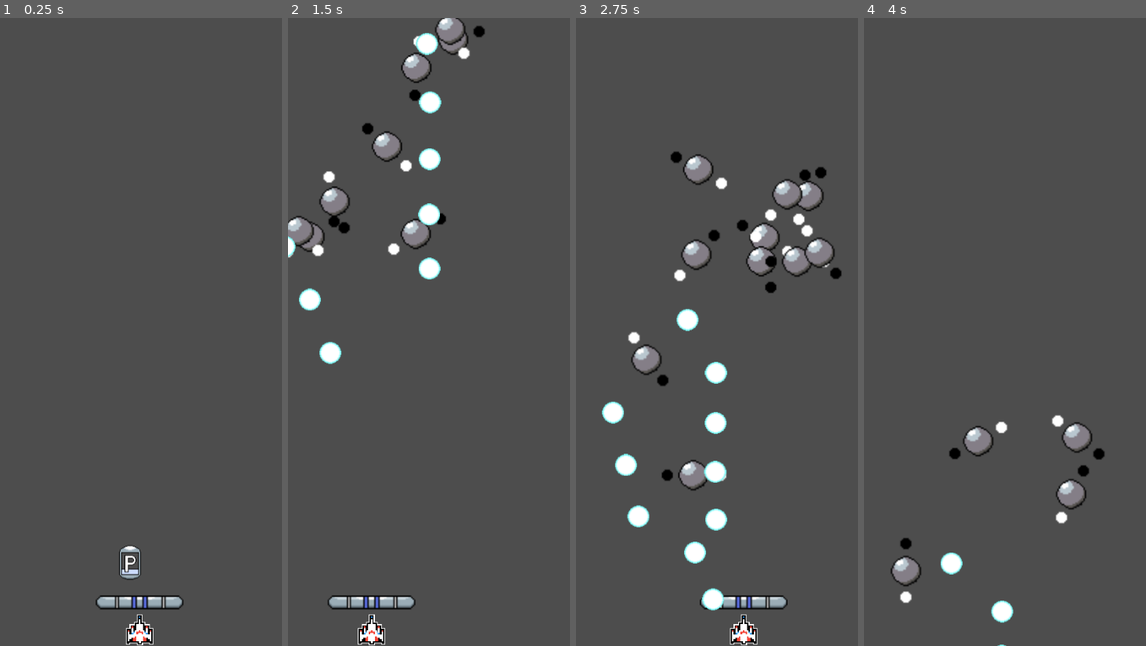
Above: before the commit, frames 1-4 (left to right).
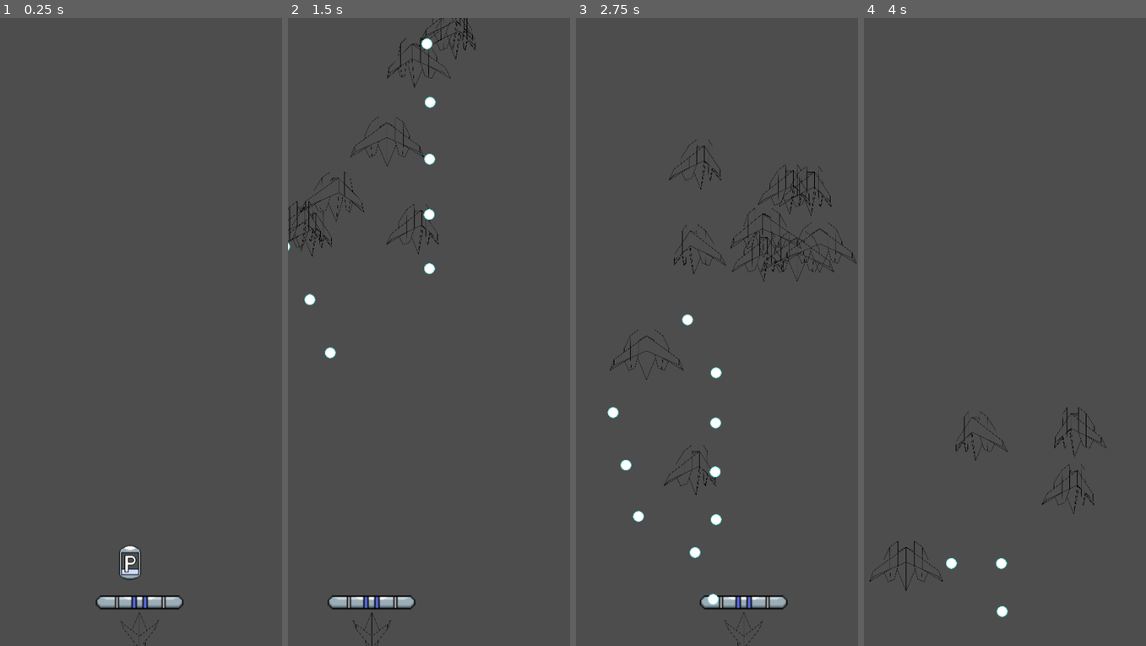
Above: after the commit, the same moments.

Repository: dommie123/Bullet_Hell
Game: Godot game, scene res://nodes/main.tscn
The game is run twice, just before and just after one commit, with the same random seed, the same clock (stepped at 60 frames per second) and the same inputs.
Inputs (mouse positions are in pixels of both pictures, inside the frame that each line leads up to):
- Up to frame 1 (0.25 s): no input
- Up to frame 2 (1.5 s): move the mouse to (429, 602) at 0.52 s; press the mouse at (429, 602) at 0.53 s; move the mouse to (372, 363) at 1.27 s; release the mouse at (372, 363) at 1.28 s; right-click (372, 363) at 1.35 s
- Up to frame 3 (2.75 s): move the mouse to (745, 193) at 2.02 s; tap Space (shift) at 2.1 s
- Up to frame 4 (4 s): move the mouse to (990, 457) at 2.77 s; click (990, 457) at 2.85 s; move the mouse to (1089, 426) at 3.52 s; hold Right mouse button (rotate_right) from 3.53 s (still down)

The runs differ from the first frame. In frame 1, 0.4% of the frame differs, in the area x 42-57%, y 94-100%; in frame 2, 5.0%; in frame 3, 7.0%, in the area x 9-100%, y 19-100%; in frame 4, 2.6%.

Commit message:
Added shapecasting and basic animations
Added shapecasting to the paddle to reduce clipping

Added basic animation logic for enemies and player ship for tilt frames

Diff:
--- a/nodes/bullet.tscn
+++ b/nodes/bullet.tscn
@@ -18,7 +18,7 @@
 bounce = 1.0
 
 [sub_resource type="CircleShape2D" id="CircleShape2D_0xt8d"]
-radius = 16.0
+radius = 8.0
 
 [node name="Bullet" type="RigidBody2D"]
 material = SubResource("ShaderMaterial_trqu3")
@@ -31,7 +31,7 @@
 script = ExtResource("1_6leip")
 
 [node name="Icon" type="Sprite2D" parent="."]
-scale = Vector2(1.008, 1)
+scale = Vector2(0.5, 0.496)
 texture = ExtResource("2_f1t73")
 
 [node name="CollisionShape2D" type="CollisionShape2D" parent="."]
--- a/nodes/enemy.tscn
+++ b/nodes/enemy.tscn
@@ -1,9 +1,17 @@
-[gd_scene load_steps=26 format=3 uid="uid://l53fkglr44r4"]
+[gd_scene load_steps=34 format=3 uid="uid://l53fkglr44r4"]
 
 [ext_resource type="Script" path="res://scripts/enemy.gd" id="1_m52gn"]
 [ext_resource type="PackedScene" uid="uid://bbwfo67k6imi6" path="res://nodes/bullet.tscn" id="2_yxds1"]
-[ext_resource type="PackedScene" uid="uid://ct0s05l6kyqbn" path="res://nodes/powerup.tscn" id="3_yc7vu"]
+[ext_resource type="PackedScene" path="res://nodes/powerup.tscn" id="3_yc7vu"]
 [ext_resource type="Texture2D" uid="uid://ba2mkwk5jdfxp" path="res://assets/Enemies/Enemy.png" id="3_yx85k"]
+[ext_resource type="Texture2D" uid="uid://c0okcoxrhgvx3" path="res://assets/Enemies/Basic Ship/Basic Enemy frame 1.svg" id="4_720fu"]
+[ext_resource type="Texture2D" uid="uid://cjgbl8afy2efl" path="res://assets/Enemies/Basic Ship/Basic Enemy frame 2.svg" id="5_cq3p0"]
+[ext_resource type="Texture2D" uid="uid://drlcewihn4yge" path="res://assets/Enemies/Basic Ship/Basic Enemy frame 3.svg" id="6_xrvdb"]
+[ext_resource type="Texture2D" uid="uid://drqldt4i8hc8b" path="res://assets/Enemies/Basic Ship/Basic Enemy frame 4.svg" id="7_1riuc"]
+[ext_resource type="Texture2D" uid="uid://cs5asbivrdbpd" path="res://assets/Enemies/Gigabyte/Gigabyte frame 1.svg" id="8_26l3j"]
+[ext_resource type="Texture2D" uid="uid://dqyot54os3qcv" path="res://assets/Enemies/Gigabyte/Gigabyte frame 2.svg" id="9_nsecx"]
+[ext_resource type="Texture2D" uid="uid://b22unoy85n0s3" path="res://assets/Enemies/Gigabyte/Gigabyte frame 3.svg" id="10_euxad"]
+[ext_resource type="Texture2D" uid="uid://bcrfpwn8li4lv" path="res://assets/Enemies/Gigabyte/Gigabyte frame 4.svg" id="11_mjvwu"]
 
 [sub_resource type="AtlasTexture" id="AtlasTexture_qvxsb"]
 atlas = ExtResource("3_yx85k")
@@ -85,6 +93,40 @@
 animations = [{
 "frames": [{
 "duration": 1.0,
+"texture": ExtResource("4_720fu")
+}, {
+"duration": 1.0,
+"texture": ExtResource("5_cq3p0")
+}, {
+"duration": 1.0,
+"texture": ExtResource("6_xrvdb")
+}, {
+"duration": 1.0,
+"texture": ExtResource("7_1riuc")
+}],
+"loop": false,
+"name": &"Aimbot",
+"speed": 5.0
+}, {
+"frames": [{
+"duration": 1.0,
+"texture": ExtResource("8_26l3j")
+}, {
+"duration": 1.0,
+"texture": ExtResource("9_nsecx")
+}, {
+"duration": 1.0,
+"texture": ExtResource("10_euxad")
+}, {
+"duration": 1.0,
+"texture": ExtResource("11_mjvwu")
+}],
+"loop": true,
+"name": &"Gigabyte",
+"speed": 5.0
+}, {
+"frames": [{
+"duration": 1.0,
 "texture": SubResource("AtlasTexture_qvxsb")
 }, {
 "duration": 1.0,
@@ -142,8 +184,13 @@
 "texture": SubResource("AtlasTexture_3s8t1")
 }],
 "loop": true,
-"name": &"default",
+"name": &"default (old)",
 "speed": 24.0
+}, {
+"frames": [],
+"loop": true,
+"name": &"new_animation",
+"speed": 5.0
 }]
 
 [sub_resource type="CircleShape2D" id="CircleShape2D_xaw2t"]
@@ -165,9 +212,10 @@
 bulletLaunchSpeedMultiplier = 1
 
 [node name="AnimatedSprite2D" type="AnimatedSprite2D" parent="."]
-scale = Vector2(2, 2)
+rotation = 1.5708
+scale = Vector2(0.141, 0.141)
 sprite_frames = SubResource("SpriteFrames_3dpxp")
-frame_progress = 0.58604
+animation = &"new_animation"
 
 [node name="BulletLauncher" type="Node2D" parent="."]
 
--- a/nodes/player.tscn
+++ b/nodes/player.tscn
@@ -14,6 +14,7 @@
 collision_mask = 64
 physics_material_override = SubResource("PhysicsMaterial_tbeve")
 gravity_scale = 0.0
+continuous_cd = 2
 max_contacts_reported = 1
 contact_monitor = true
 lock_rotation = true
--- a/nodes/player_ship.tscn
+++ b/nodes/player_ship.tscn
@@ -1,16 +1,37 @@
-[gd_scene load_steps=5 format=3 uid="uid://bfhuoslxpj43e"]
+[gd_scene load_steps=9 format=3 uid="uid://bfhuoslxpj43e"]
 
 [ext_resource type="Script" path="res://scripts/PlayerShip.gd" id="1_oaehg"]
+[ext_resource type="Texture2D" uid="uid://7ihwkm6ysckg" path="res://assets/Enemies/Megabyte/Megabyte frame 1.svg" id="2_1w82v"]
 [ext_resource type="Texture2D" uid="uid://j4mh2h5rq8lt" path="res://assets/PlayerShip/Galaga-PNG-Photos.png" id="2_5tcah"]
+[ext_resource type="Texture2D" uid="uid://ctanppjcjl1ge" path="res://assets/Enemies/Megabyte/Megabyte frame 2.svg" id="3_1sh3y"]
+[ext_resource type="Texture2D" uid="uid://yaw0hq61b3r3" path="res://assets/Enemies/Megabyte/Megabyte frame 3.svg" id="4_vmykg"]
+[ext_resource type="Texture2D" uid="uid://m8qfv1ecdpxb" path="res://assets/Enemies/Megabyte/Megabyte frame 4.svg" id="5_lhqlc"]
 
 [sub_resource type="SpriteFrames" id="SpriteFrames_phas3"]
 animations = [{
 "frames": [{
 "duration": 1.0,
+"texture": ExtResource("2_1w82v")
+}, {
+"duration": 1.0,
+"texture": ExtResource("3_1sh3y")
+}, {
+"duration": 1.0,
+"texture": ExtResource("4_vmykg")
+}, {
+"duration": 1.0,
+"texture": ExtResource("5_lhqlc")
+}],
+"loop": true,
+"name": &"PlayerShip",
+"speed": 5.0
+}, {
+"frames": [{
+"duration": 1.0,
 "texture": ExtResource("2_5tcah")
 }],
 "loop": true,
-"name": &"default",
+"name": &"default (old)",
 "speed": 5.0
 }]
 
@@ -30,8 +51,10 @@
 initialSpeed = 20.0
 
 [node name="AnimatedSprite2D" type="AnimatedSprite2D" parent="."]
-scale = Vector2(0.0379304, 0.0387271)
+rotation = -1.5708
+scale = Vector2(0.117, 0.118)
 sprite_frames = SubResource("SpriteFrames_phas3")
+animation = &"PlayerShip"
 
 [node name="CollisionShape2D" type="CollisionShape2D" parent="."]
 position = Vector2(0, 2)
--- a/scripts/PlayerShip.gd
+++ b/scripts/PlayerShip.gd
@@ -13,8 +13,13 @@
 var playerPaddle: Node2D
 var speed: float
 
+var lastFramePos : Vector2 #where we were in space last frame
+var posDifference : Vector2 #the difference between last frame and the next calculated frame
+
 # Called when the node enters the scene tree for the first time.
 func _ready():
+	$AnimatedSprite2D.play("PlayerShip")
+
 	playerPaddle = get_node("/root/Main/Player")
 	speed = initialSpeed
 
@@ -22,10 +27,29 @@
 # Called every frame. 'delta' is the elapsed time since the previous frame.
 func _process(delta):
 	var paddlePos = Vector2(playerPaddle.position.x, playerPaddle.position.y + 40)
+	lastFramePos = position
 	position = position.lerp(paddlePos, speed * delta)
+	posDifference = position - lastFramePos
 
 	if Input.is_action_just_pressed("shift"):
 		shift()
+
+	#ANIMATION STUFF
+	if posDifference.x < (-5) or posDifference.x > (5):
+		$AnimatedSprite2D.set_frame(3)
+	elif posDifference.x < (-4) or posDifference.x > (4):
+		$AnimatedSprite2D.set_frame(2)
+	elif posDifference.x < (-3) or posDifference.x > (3):
+		$AnimatedSprite2D.set_frame(1)
+	elif posDifference.x < (-1) or posDifference.x > (1):
+		$AnimatedSprite2D.set_frame(0)
+	else:
+		$AnimatedSprite2D.set_frame(0)
+
+	if posDifference.x <= 0:
+		$AnimatedSprite2D.flip_v = true
+	else:
+		$AnimatedSprite2D.flip_v = false
 
 
 @export var bullet_hit_callable = func(body):
--- a/scripts/bullet.gd
+++ b/scripts/bullet.gd
@@ -10,7 +10,7 @@
 var cyanBulletTexture : Texture2D
 var magentaBulletTexture : Texture2D
 
-enum color {cyan, magenta}#ADDED enumerator used to denote colors throughout the code. Use these when describing a color of enemy or bullet
+enum color {cyan, magenta}#enumerator used to denote colors throughout the code. Use these when describing a color of enemy or bullet
 var bulletColor : color
 
 func _ready():
--- a/scripts/enemy.gd
+++ b/scripts/enemy.gd
@@ -34,6 +34,8 @@
 var functions: Functions
 var utils: Utils
 
+var lastFramePos : Vector2 #where we were in space last frame
+var posDifference : Vector2 #the difference between last frame and the next calculated frame
 var angularVelocity: float
 var timePassed: float
 var canShoot: bool
@@ -46,7 +48,7 @@
 
 # Called when the node enters the scene tree for the first time.
 func _ready():
-	$AnimatedSprite2D.play("default")
+	$AnimatedSprite2D.play("Gigabyte")
 	functions = Functions.new()
 	utils = Utils.new()
 
@@ -80,7 +82,9 @@
 	timePassed += timeMultiplier * delta
 
 	if (currentState == STATE.MOVING or currentState == STATE.MOVING_AND_SHOOTING):
+		lastFramePos = position
 		position = calc_pos(timePassed)
+		posDifference = position - lastFramePos
 
 	if currentType == TYPE.AIMBOT or currentType == TYPE.MEGABYTE or currentType == TYPE.GIGABYTE:
 		var player = get_node("/root/Main/Player")
@@ -98,6 +102,22 @@
 		canShoot = false
 		$BulletTimer.start()
 
+	#ANIMATION STUFF
+	if posDifference.x < (-5) or posDifference.x > (5):
+		$AnimatedSprite2D.set_frame(3)
+	elif posDifference.x < (-4) or posDifference.x > (4):
+		$AnimatedSprite2D.set_frame(2)
+	elif posDifference.x < (-3) or posDifference.x > (3):
+		$AnimatedSprite2D.set_frame(1)
+	elif posDifference.x < (-1) or posDifference.x > (1):
+		$AnimatedSprite2D.set_frame(0)
+	else:
+		$AnimatedSprite2D.set_frame(0)
+
+	if posDifference.x <= 0:
+		$AnimatedSprite2D.flip_v = false
+	else:
+		$AnimatedSprite2D.flip_v = true
 
 func calc_pos(t):
 	var result = functions.MATH_FUNCTIONS[funcIndex].call(t)
Not shown: 1 places in nodes/level.tscn that only renumber resources
Not shown: 1 places in nodes/main.tscn that only renumber resources
